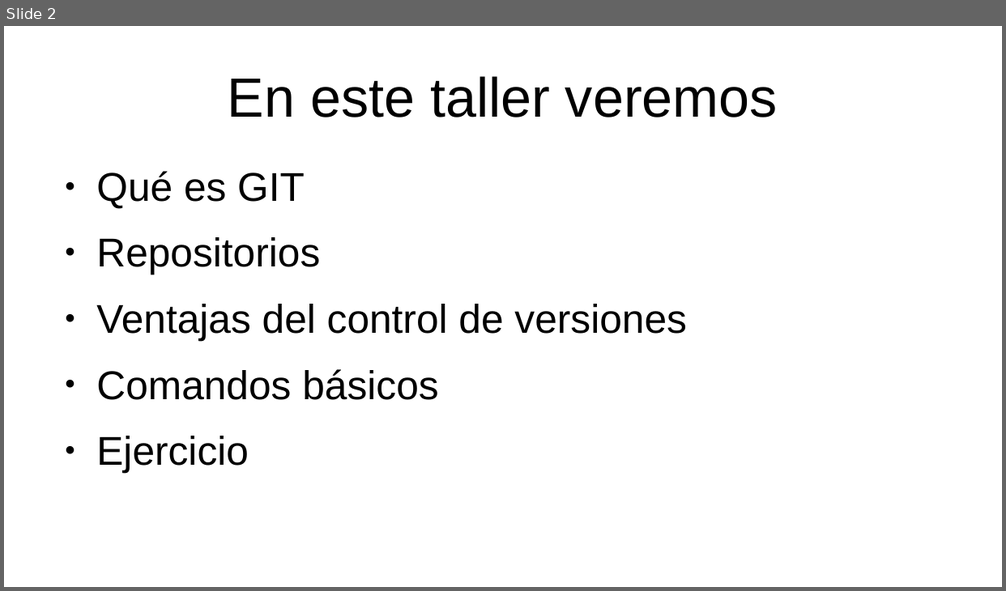
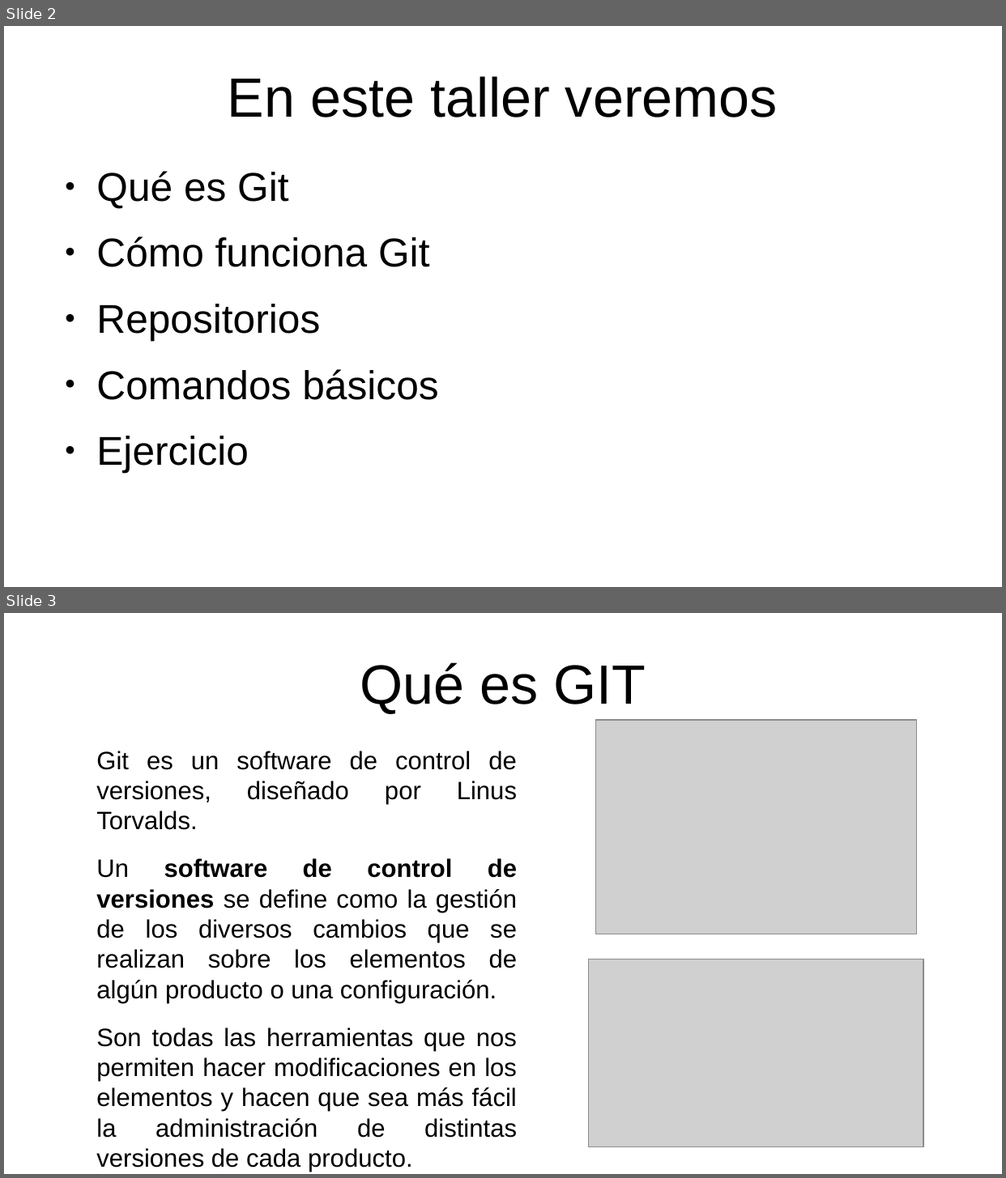
Before and after one commit to p4b10r/git-basico, a slide deck: TALLER GIT.odp. Shown one above the other, each under a label of ours: slide 2 before the commit, slides 2 and 3 after it. The pictures are 1006x591 and 1006x1178 pixels, drawn with LibreOffice and Linux fonts; fonts in the diff are those of the drawing; grey boxes stand for pictures. Boxes give left, top, right and bottom in pixels: in the first picture for what was removed or moved away, otherwise in the second. Text is boxed around its words. In the diff, an @@ line names an element or a change of style, - is before the commit and + after.

```diff
--- a/TALLER GIT.odp
+++ b/TALLER GIT.odp
@@ slide 3 added at [4, 613, 1002, 1174], background #FFFFFF @@
@@ title added at [360, 662, 646, 714], 44 pt, text #000000 @@
+Qué es GIT
@@ picture added at [596, 720, 917, 934] @@
@@ text added at [96, 751, 518, 1138], 20 pt, text #000000 @@
+Git es un software de control de versiones, diseñado por Linus Torvalds.
+Un software de control de versiones se define como la gestión de los diversos cambios que se realizan sobre los elementos de algún producto o una configuración.
+Son todas las herramientas que nos permiten hacer modificaciones en los elementos y hacen que sea más fácil la administración de distintas versiones de cada producto.
@@ picture added at [589, 959, 924, 1148] @@
@@ slide 2 changed as well @@
@@ text at [96, 171, 429, 267]: text changed @@
-● Qué es GIT
+● Qué es Git
+● Cómo funciona Git
@@ text at [96, 304, 687, 340]: paragraph removed @@
-● Ventajas del control de versiones
```
Also in this commit, not shown: 1 other slide changed, 11 other slides added, 9 other files.
